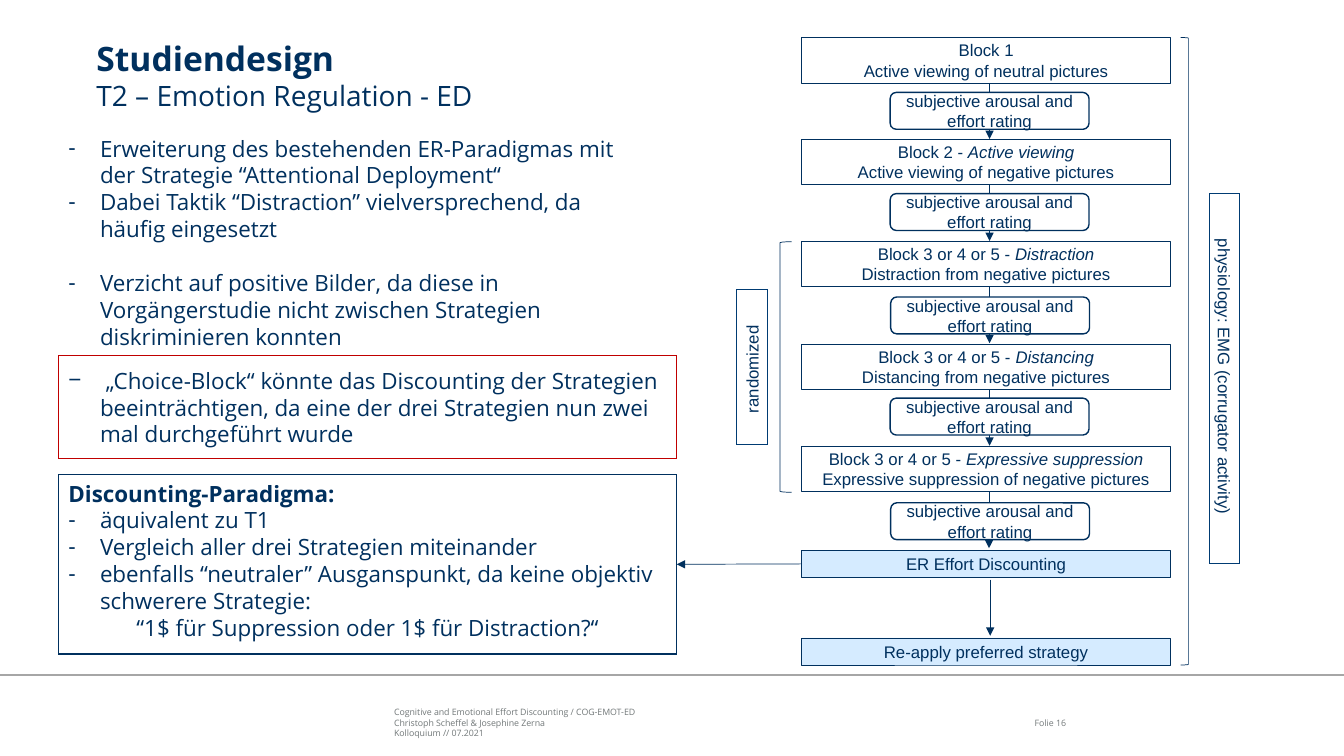
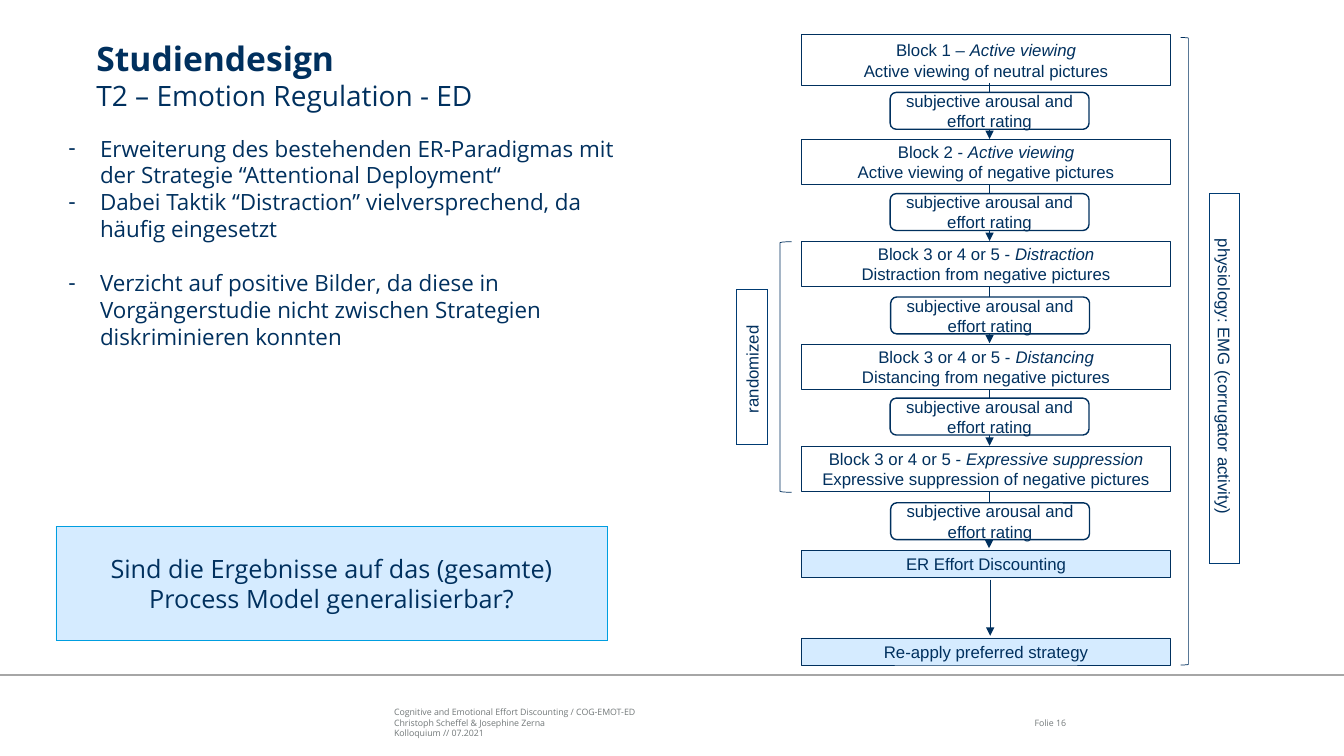
Before and after one commit to ChScheffel/CAD, a slide deck: slide 16 of 99_Thinktank/Talks/21-07-06_Kolloquium/Kolloquium_COG-ER-ED.pptx. Drawn at 1344x756 pixels with LibreOffice and Linux fonts; fonts in the diff are those of the drawing; background and template pictures are left out. Boxes give left, top, right and bottom in pixels: in the first picture for what was removed or moved away, otherwise in the second. Text is boxed around its words. In the diff, an @@ line names an element or a change of style, - is before the commit and + after.

Commit message:
fixed typos

```diff
--- a/99_Thinktank/Talks/21-07-06_Kolloquium/Kolloquium_COG-ER-ED.pptx
+++ b/99_Thinktank/Talks/21-07-06_Kolloquium/Kolloquium_COG-ER-ED.pptx
@@ text in rectangle at (x1=896, y1=44, x2=1076, y2=60): text changed; italic on @@
-Block 1
+Block 1 – Active viewing
@@ rectangle removed at (x1=58, y1=356, x2=677, y2=459) @@
-− „Choice-Block“ könnte das Discounting der Strategien beeinträchtigen, da eine der drei Strategien nun zwei mal durchgeführt wurde
@@ rectangle removed at (x1=58, y1=475, x2=677, y2=654) @@
-Discounting-Paradigma:
-– äquivalent zu T1
-– Vergleich aller drei Strategien miteinander
-– ebenfalls “neutraler” Ausganspunkt, da keine objektiv schwerere Strategie:
-“1$ für Suppression oder 1$ für Distraction?“
@@ rectangle added at (x1=56, y1=526, x2=608, y2=640), fill #D5EBFF, outline #009EE0 0.5 pt, 18 pt, text #00305E @@
+Sind die Ergebnisse auf das (gesamte) Process Model generalisierbar?
@@ arrow removed from (802, 564) to (677, 565) @@
```
Also in this commit, not shown: 2 other slides changed, 1 slide added.
